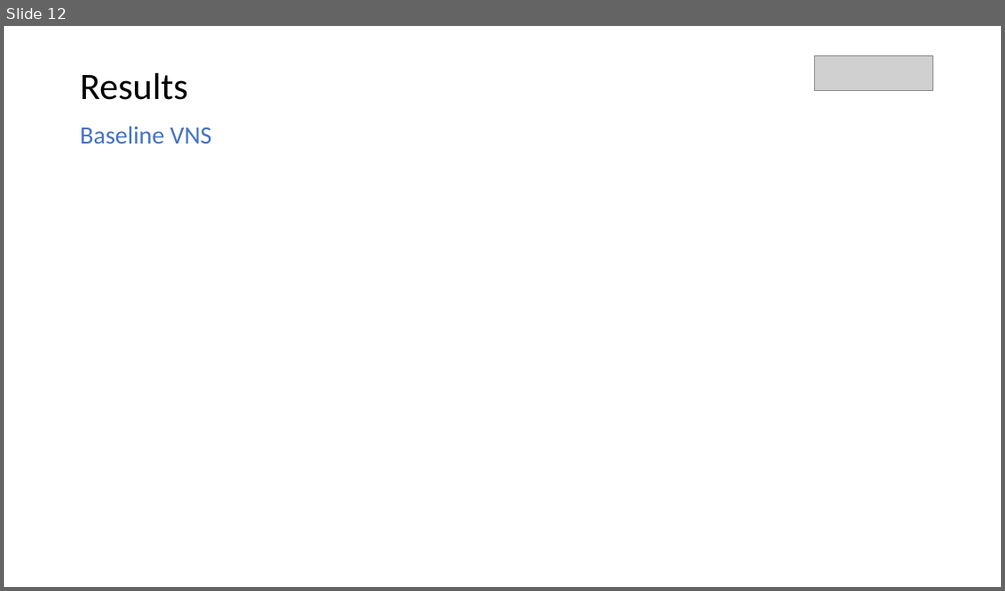
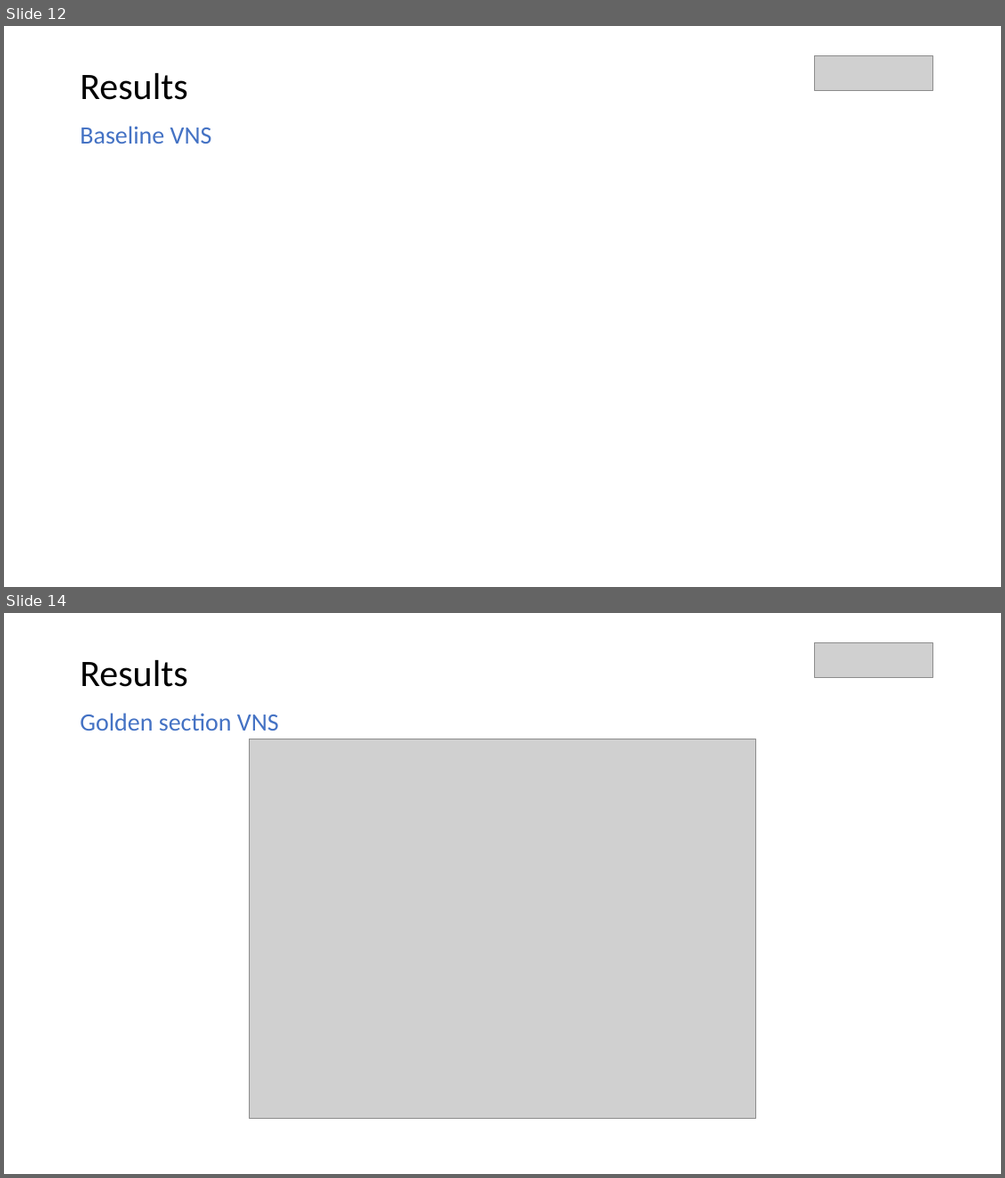
Before and after one commit to parkjan4/OptSim, a slide deck: Presentation.pptx. Shown one above the other, each under a label of ours: slide 12 before the commit, slides 12 and 14 after it; the slides between them are not shown. The pictures are 1005x591 and 1005x1178 pixels, drawn with LibreOffice and Linux fonts; fonts in the diff are those of the drawing; grey boxes stand for pictures. Boxes give left, top, right and bottom in pixels: in the first picture for what was removed or moved away, otherwise in the second. Text is boxed around its words. In the diff, an @@ line names an element or a change of style, - is before the commit and + after.

Commit message:
some results

```diff
--- a/Presentation.pptx
+++ b/Presentation.pptx
@@ slide 14 added at [4,613,1001,1174], background #FFFFFF @@
@@ text added at [80,660,187,687], 36 pt, text #000000 @@
+Results
@@ picture added at [815,643,932,677] @@
@@ text added at [80,713,279,730], 24 pt, text #4472C4 @@
+Golden section VNS
@@ picture added at [250,738,755,1119] @@
```
Also in this commit, not shown: 2 slides changed, 12 other files.
